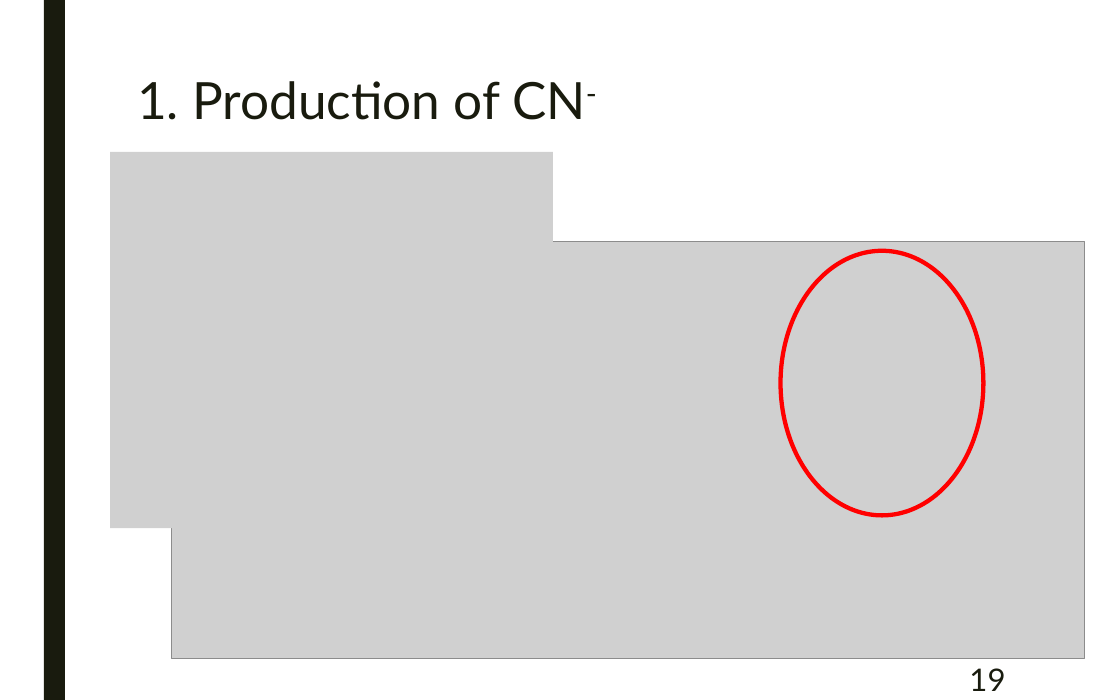
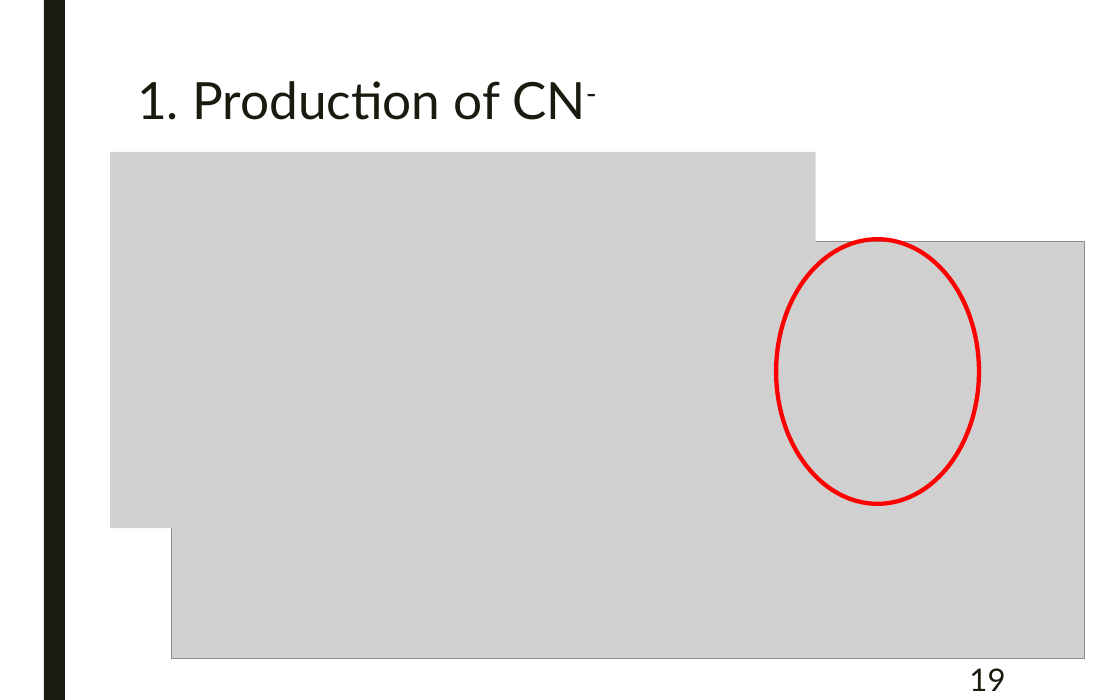
Before and after one commit to samuello1228/lily, a slide deck: slide 19 of doc/VUV and EUV irradiation of CH4 + NH3.pptx. Drawn at 1120x700 pixels with LibreOffice and Linux fonts; fonts in the diff are those of the drawing; grey boxes stand for pictures. Boxes give left, top, right and bottom in pixels: in the first picture for what was removed or moved away, otherwise in the second. Text is boxed around its words. In the diff, an @@ line names an element or a change of style, - is before the commit and + after.

```diff
--- a/doc/VUV and EUV irradiation of CH4 + NH3.pptx
+++ b/doc/VUV and EUV irradiation of CH4 + NH3.pptx
@@ picture: place and size @@
-picture at bbox=[110, 152, 552, 529]
+picture at bbox=[110, 152, 815, 529]
@@ ellipse: place and size @@
-ellipse at bbox=[781, 251, 983, 515]
+ellipse at bbox=[776, 240, 979, 504]
```
Also in this commit, not shown: 11 other slides changed, 1 other file.
